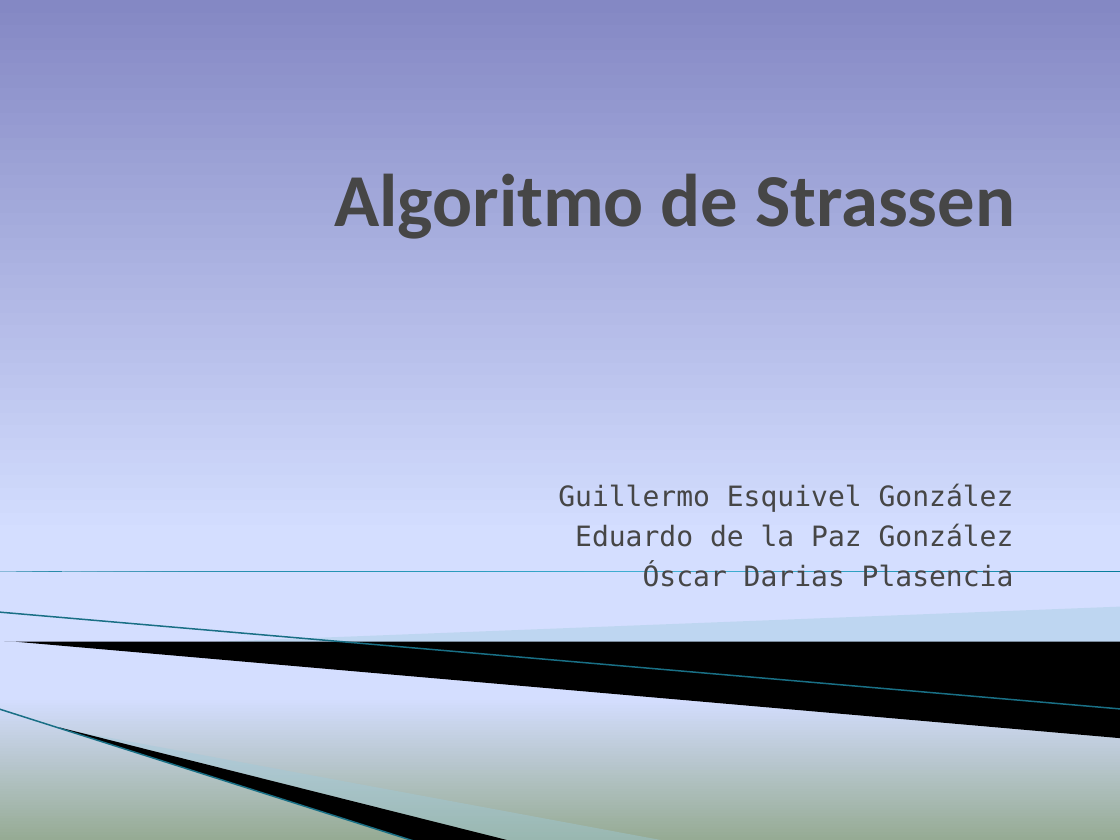
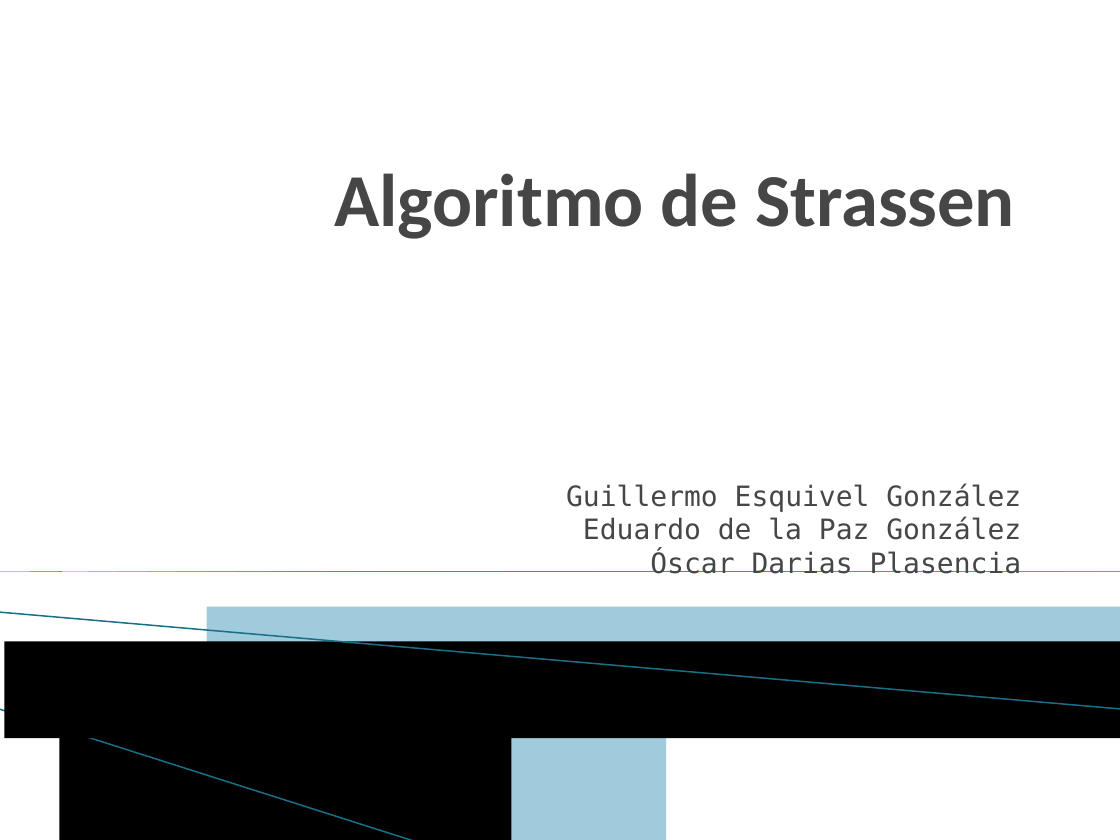
Before and after one commit to alu0100881677/DAA_L2_1_Strassen, a slide deck: slide 1 of Presentation/Algoritmo de Strassen.pptx. Drawn at 1120x840 pixels with LibreOffice and Linux fonts; fonts in the diff are those of the drawing; background and template pictures are left out. Boxes give left, top, right and bottom in pixels: in the first picture for what was removed or moved away, otherwise in the second. Text is boxed around its words. In the diff, an @@ line names an element or a change of style, - is before the commit and + after.

```diff
--- a/Presentation/Algoritmo de Strassen.pptx
+++ b/Presentation/Algoritmo de Strassen.pptx
@@ background gradient #8488C4 to #D4DEFF to #96AB94 to #FFFFFF @@
@@ text "Guillermo Esquivel González" at (x1=566, y1=483, x2=1022, y2=574): less space between paragraphs @@
@@ right triangle at (x1=0, y1=571, x2=1120, y2=571): fill gradient #007896 to #4CBBDF to gradient #007795 to #4BBADE @@
@@ line (0, 613) - (1120, 709): stroke #97C5D8 0.95 pt to #196F85 0.96 pt @@
@@ freeform shape removed at (x1=207, y1=607, x2=1120, y2=666) @@
@@ rectangle added at (x1=207, y1=607, x2=1120, y2=666), fill #9FCBDC @@
@@ freeform shape removed at (x1=4, y1=642, x2=1120, y2=738) @@
@@ rectangle added at (x1=4, y1=642, x2=1120, y2=738), fill #000000 @@
@@ line (0, 709) - (416, 840): stroke #97C5D8 0.95 pt to #196F85 0.96 pt @@
@@ freeform shape removed at (x1=59, y1=727, x2=512, y2=840) @@
@@ rectangle added at (x1=59, y1=727, x2=512, y2=840), fill #000000 @@
@@ freeform shape removed at (x1=62, y1=728, x2=666, y2=840) @@
@@ rectangle added at (x1=62, y1=728, x2=666, y2=840), fill #9FCBDC @@
```
Also in this commit, not shown: 14 other slides changed, 2 slides added.
